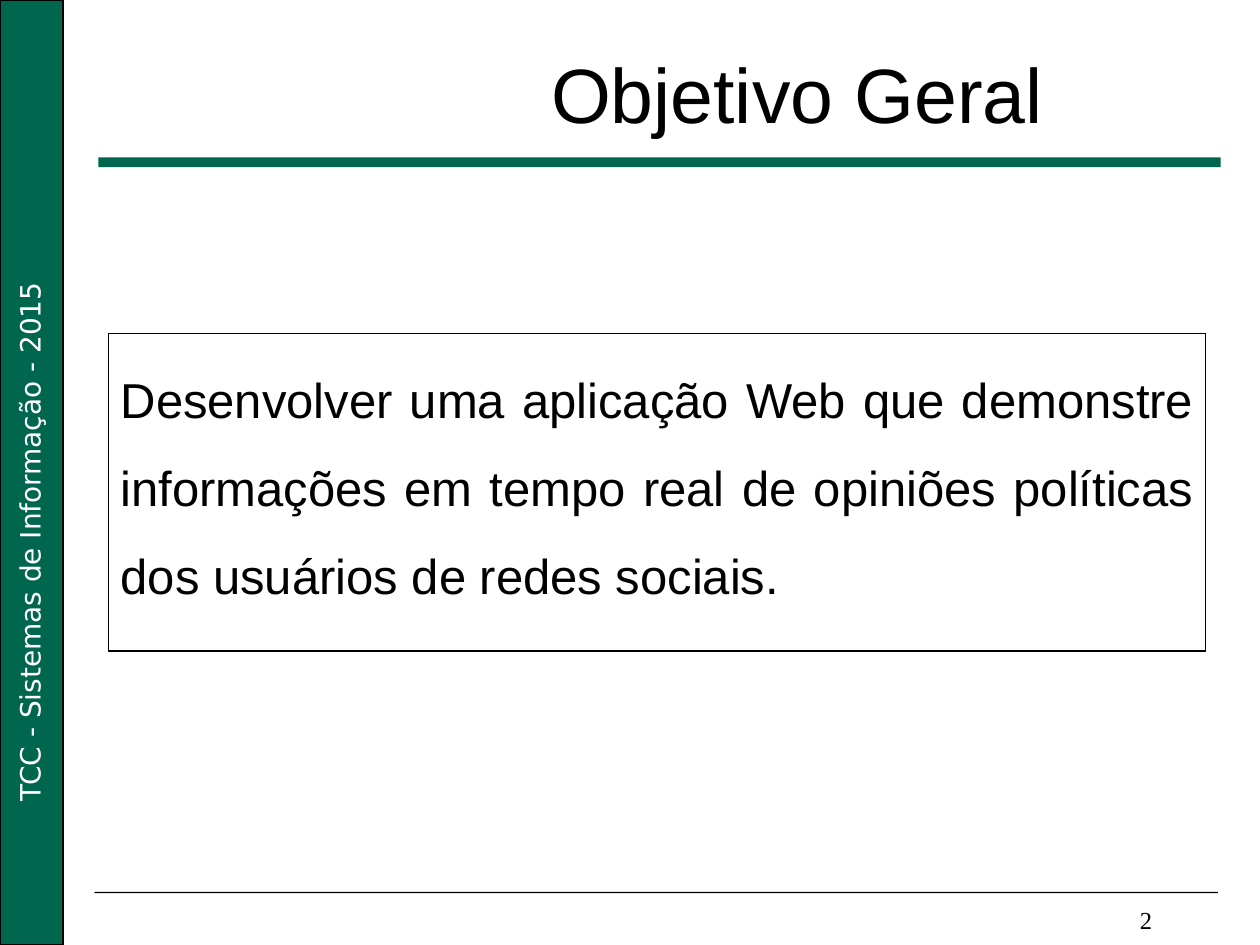
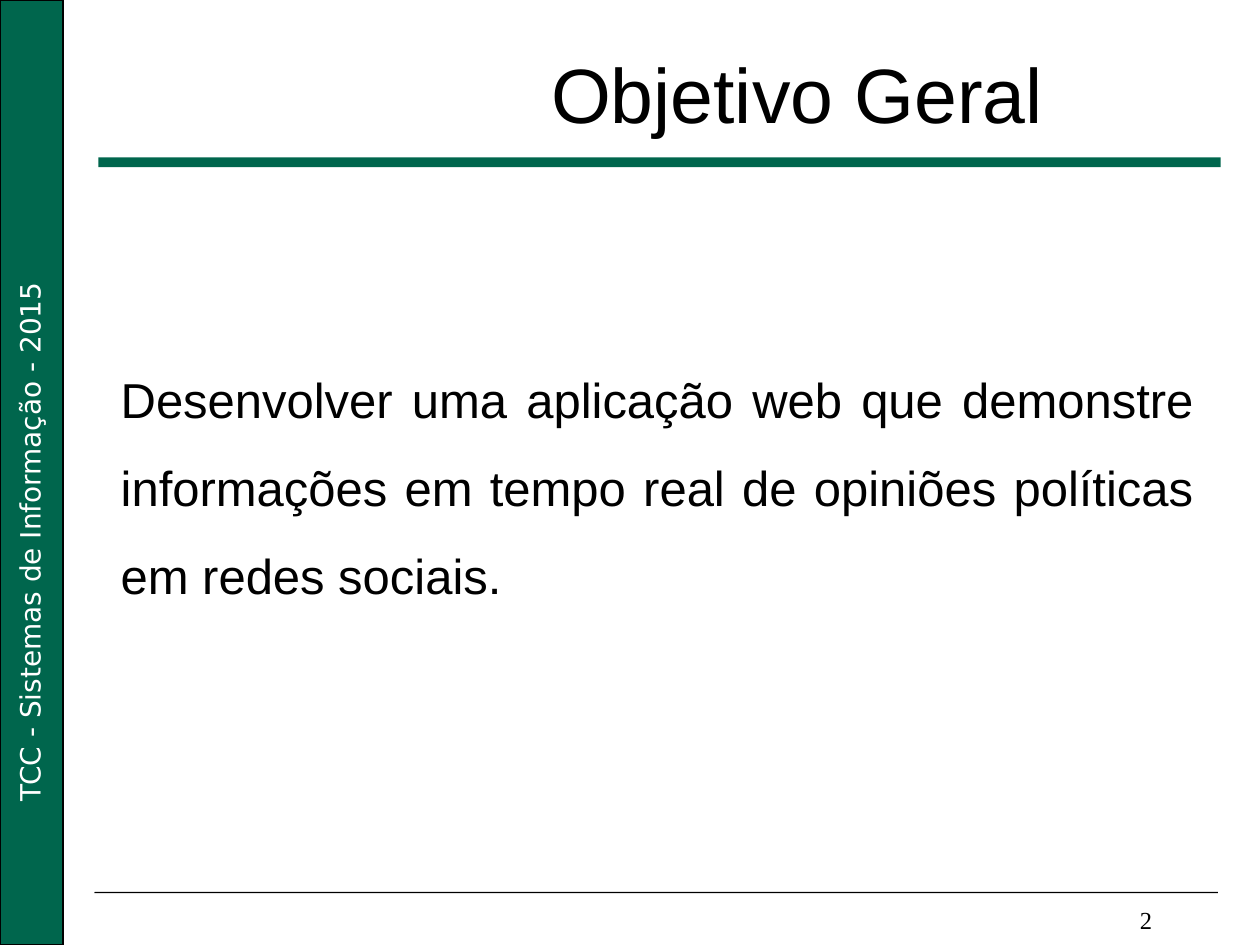
Before and after one commit to Nikofoxxx/TCC, a slide deck: slide 2 of documents/life_cycle/Apresentação_Big_Data.pptx. Drawn at 1260x945 pixels with LibreOffice and Linux fonts; fonts in the diff are those of the drawing; background and template pictures are left out. Boxes give left, top, right and bottom in pixels: in the first picture for what was removed or moved away, otherwise in the second. Text is boxed around its words. In the diff, an @@ line names an element or a change of style, - is before the commit and + after.

```diff
--- a/documents/life_cycle/Apresentação_Big_Data.pptx
+++ b/documents/life_cycle/Apresentação_Big_Data.pptx
@@ text "Desenvolver uma aplicação web que ...": place and size @@
-text "Desenvolver uma aplicação web que ..." at <box>108,334,1206,651</box>
+text "Desenvolver uma aplicação web que ..." at <box>121,382,1194,595</box>
@@ text "Desenvolver uma aplicação web que ..." at <box>121,382,1194,595</box>: outline #000000 0.75 pt to none @@
@@ text at <box>121,382,1194,595</box>: text changed @@
-Desenvolver uma aplicação Web que demonstre informações em tempo real de opiniões políticas dos usuários de redes sociais.
+Desenvolver uma aplicação web que demonstre informações em tempo real de opiniões políticas em redes sociais.
```
Also in this commit, not shown: 12 other slides changed, 1 slide added, 3 slides removed, 3 other files.
